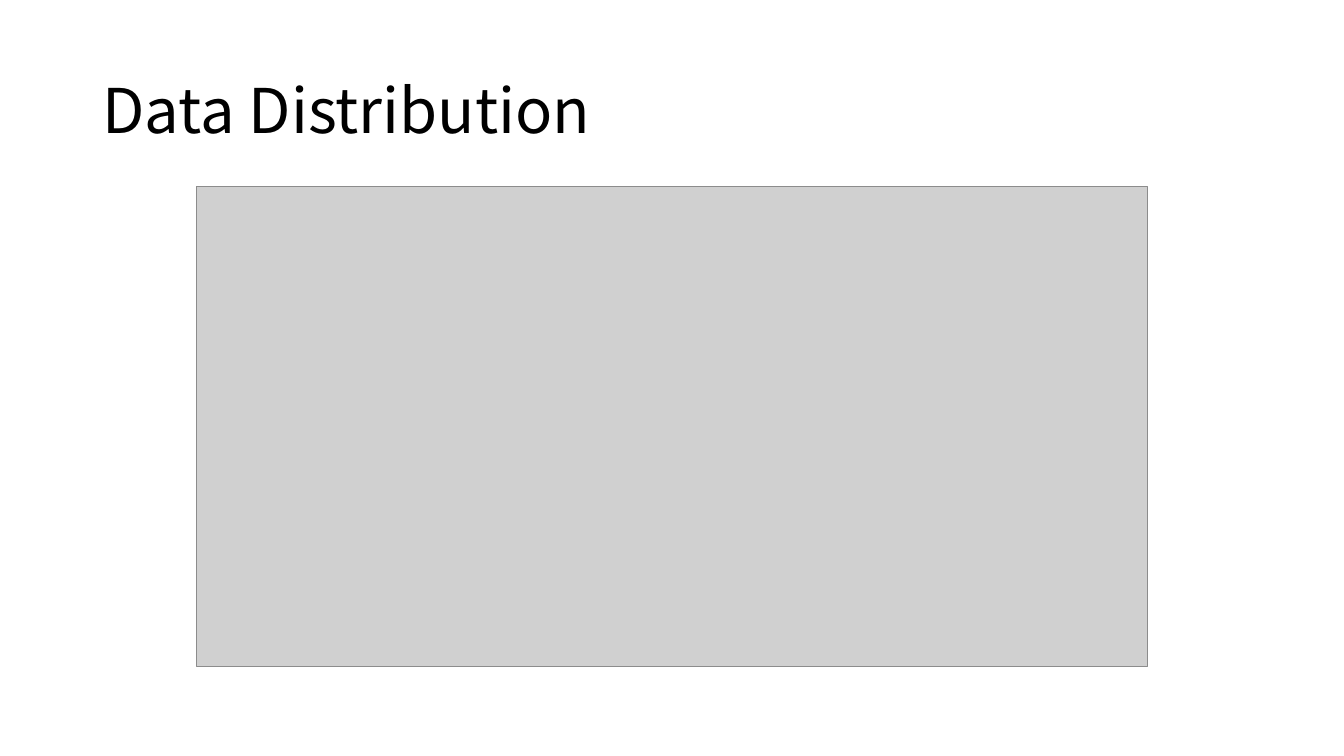
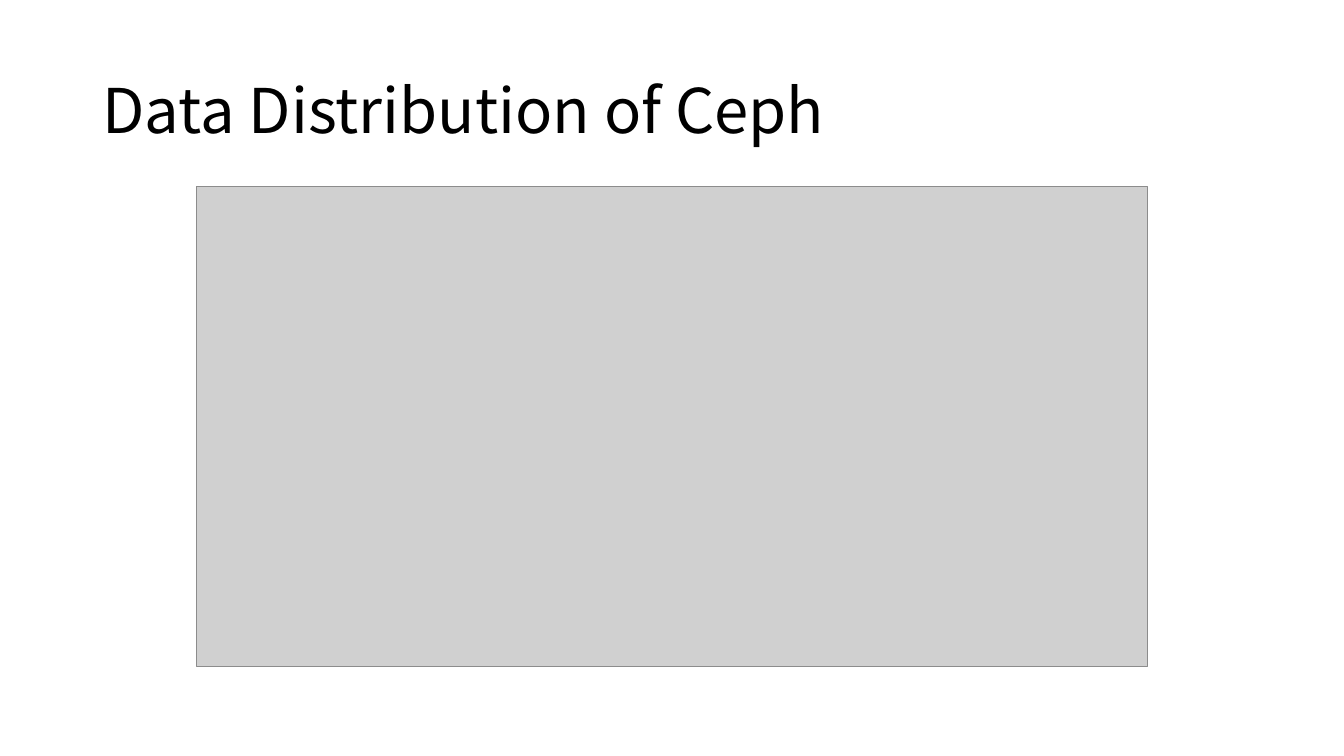
Before and after one commit to coolceph/CephInC, a slide deck: slide 3 of doc/SystemDesignV2/10.pic.pptx. Drawn at 1344x756 pixels with LibreOffice and Linux fonts; fonts in the diff are those of the drawing; grey boxes stand for pictures. Boxes give left, top, right and bottom in pixels: in the first picture for what was removed or moved away, otherwise in the second. Text is boxed around its words. In the diff, an @@ line names an element or a change of style, - is before the commit and + after.

```diff
--- a/doc/SystemDesignV2/10.pic.pptx
+++ b/doc/SystemDesignV2/10.pic.pptx
@@ title at bbox=[102, 83, 824, 147]: text changed @@
-Data Distribution
+Data Distribution of Ceph
```
Also in this commit, not shown: 2 slides added, 6 other files.
